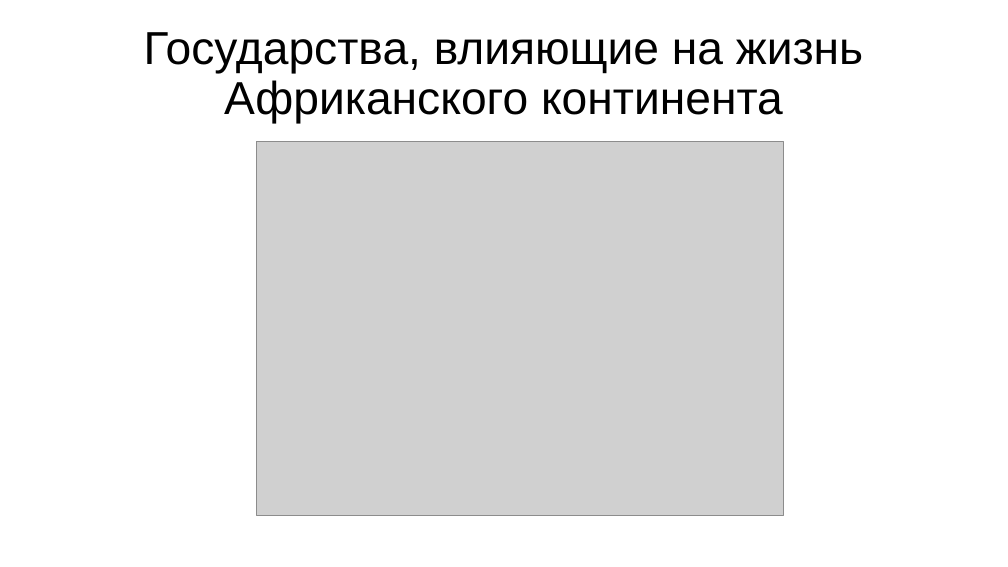
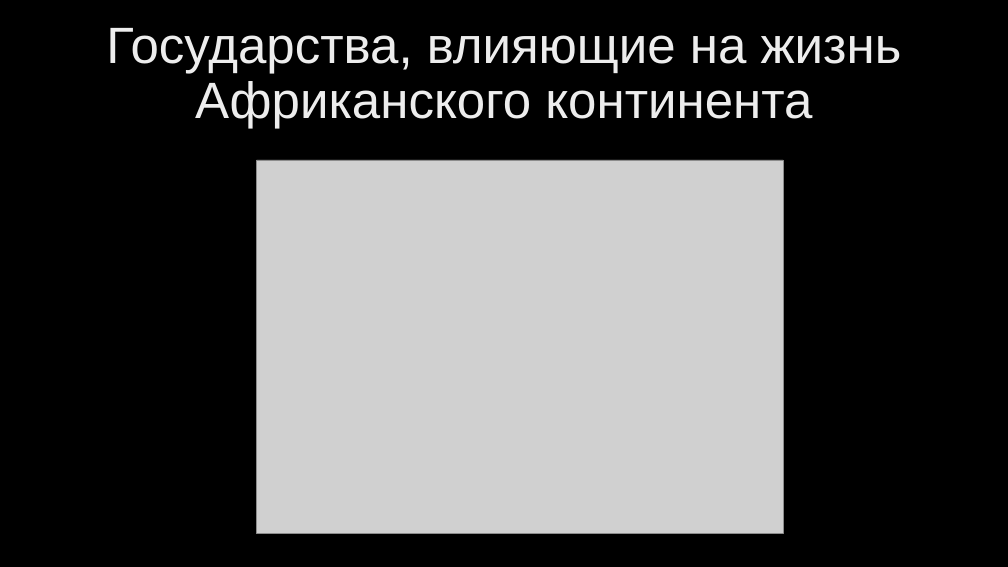
Before and after one commit to belov-anatoly/afrique, a slide deck: slide 5 of Африка_презентация.pptx. Drawn at 1008x567 pixels with LibreOffice and Linux fonts; fonts in the diff are those of the drawing; grey boxes stand for pictures; background and template pictures are left out. Boxes give left, top, right and bottom in pixels: in the first picture for what was removed or moved away, otherwise in the second. Text is boxed around its words. In the diff, an @@ line names an element or a change of style, - is before the commit and + after.

```diff
--- a/Африка_презентация.pptx
+++ b/Африка_презентация.pptx
@@ background #FFFFFF to picture (left out) @@
@@ title "Государства, влияющие на жизнь Африканского ..." at [106,28,902,129]: size 44 to 48.6 pt, text colour #000000 to gradient #BFBFBF to #EDEDED to #FFFFFF @@
@@ picture: place and size @@
-picture at [257,141,784,516]
+picture at [257,160,784,535]
```
Also in this commit, not shown: 17 other slides changed, 1 slide added.
